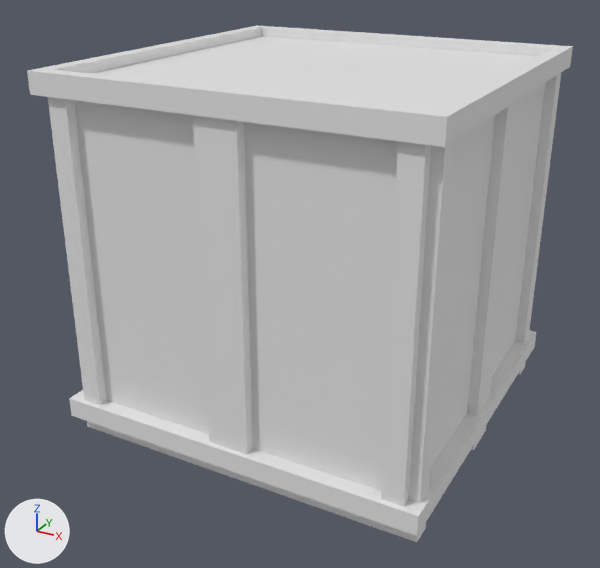
Before and after pictures for a commit that changed the Blender file WorkingFiles/crate.blend.
Before and after are seen from a camera (50 mm lens) standing at (2.25, -4.37, 2.98) and looking at (-0.07, -0.16, 0.87). Arrows for +X, +Y and +Z are at lower left; the lights stay in place. The first picture is the older version. The same objects are shown in both versions, whatever each file hides. Objects named as collision shapes, trigger or cutter boxes, shadow casters or lower levels of detail are left out.

The first picture shows 'CrateMedium-occ'.
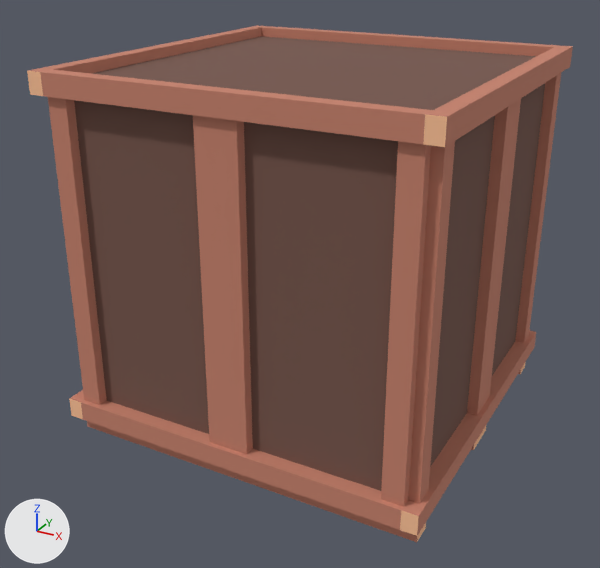
Pixel boxes (x1, y1, x2, y2) of what changed, in the pictures (600 x 568 px):
part 1 of me_cube_002, recoloured (darker): (28, 25, 573, 542) in both
part 2 of me_cube_002, recoloured (darker): (74, 36, 545, 491) in both
part 3 of me_cube_002, recoloured: (27, 71, 526, 542) in both

The change, as a diff of the scene's bpy script:
```diff
--- a/WorkingFiles/crate.blend.py
+++ b/WorkingFiles/crate.blend.py
@@ mat_pine_end @@
+mat_pine_end = principled_material('pine_end')
+mat_pine_end.base_color = (1.0, 0.545, 0.314)  # beige #ffc398
+mat_pine_end.roughness = 1.0
@@ mat_pine_wood_light @@
+mat_pine_wood_light = principled_material('pine_wood_light')
+mat_pine_wood_light.base_color = (0.57, 0.223, 0.152)  # orange #c7826d
+mat_pine_wood_light.roughness = 1.0
@@ mat_pine_wood_dark @@
+mat_pine_wood_dark = principled_material('pine_wood_dark')
+mat_pine_wood_dark.base_color = (0.18, 0.0907, 0.07)  # brown #76554b
+mat_pine_wood_dark.roughness = 1.0
@@ me_cube_002 @@
 me_cube_002.from_pydata(...)  # 156 vertices, 100 faces; spans x -1.16..1.16, y -1.16..1.16, z 0.0..2.25
 # used by ob_cratemedium_occ; location = (0.0, 0.0, 0.0)
+# me_cube_002 part 1: all 80 faces that had it switch from mat_wood_dark to mat_pine_wood_light (orange #c7826d)
+# me_cube_002 part 2: all 6 faces that had it switch from mat_wood_light to mat_pine_wood_dark (brown #76554b)
+# me_cube_002 part 3: all 14 faces that had it switch from mat_wood_light_end to mat_pine_end (beige #ffc398)
```
